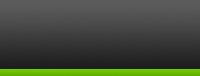
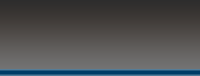
The second (200, 76) image is a revision of the first. Changes to its layers:
painted on "bas" over [0, 69, 200, 76]
